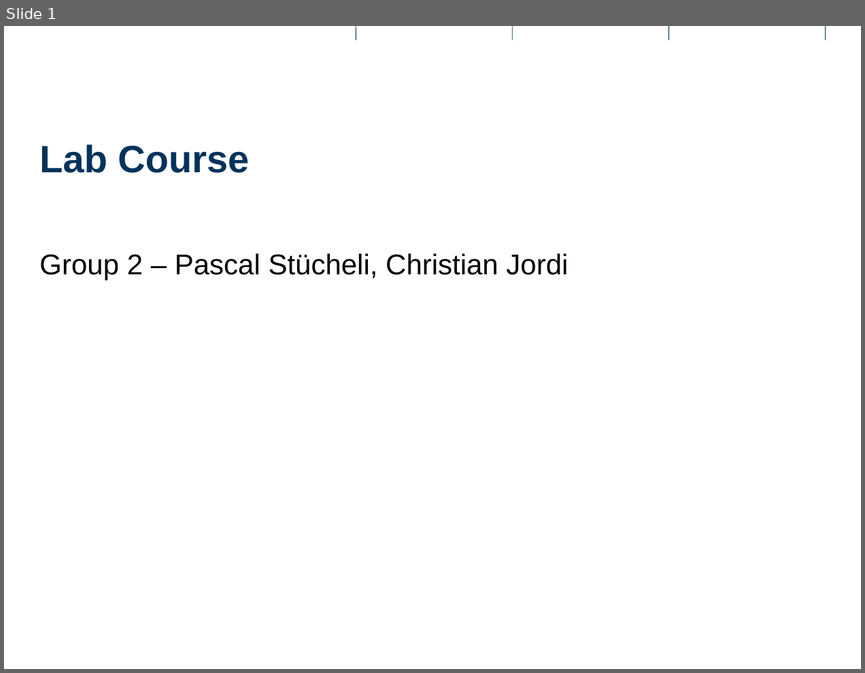
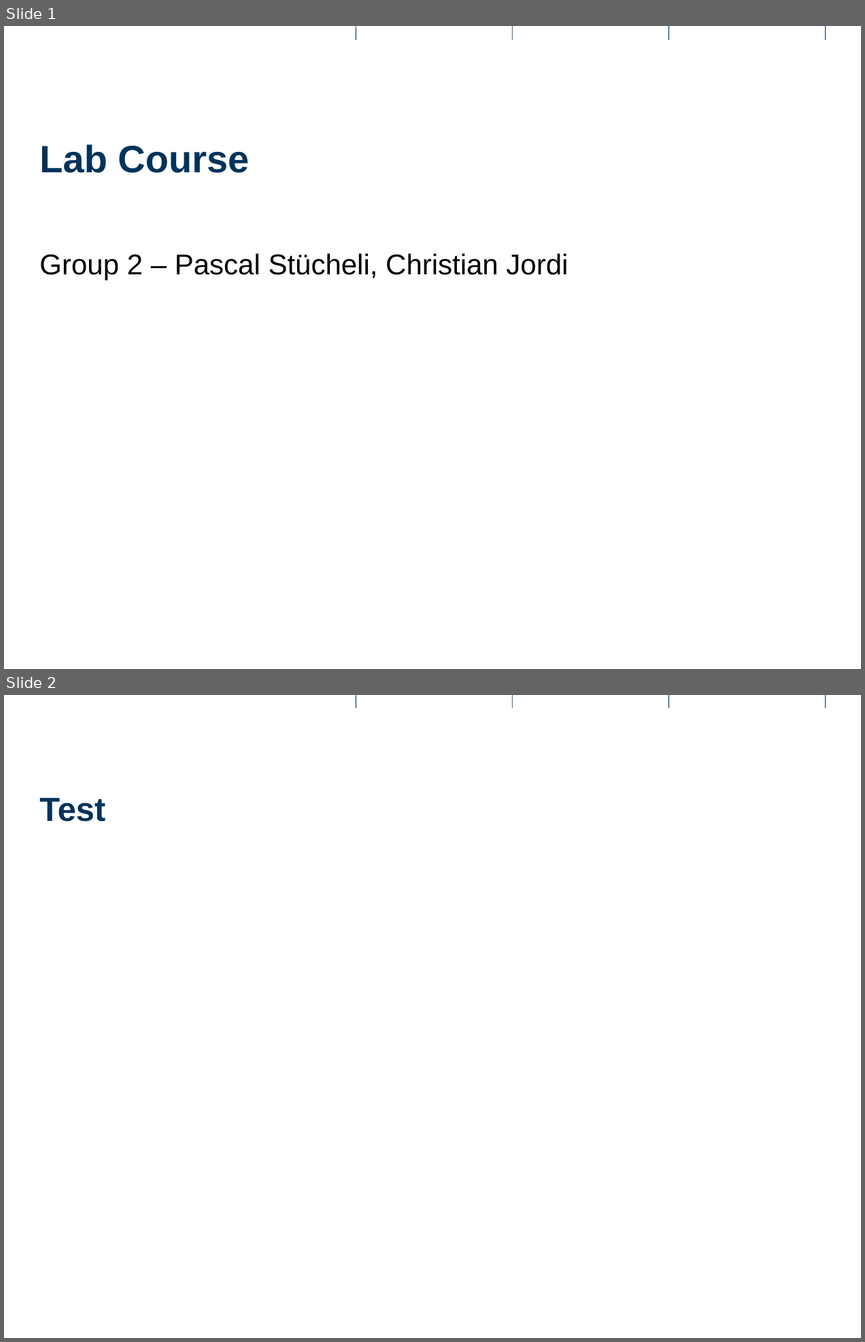
Before and after one commit to Pascal-Stucheli/Lab-Work, a slide deck: Presentation.pptx. Shown one above the other, each under a label of ours: slide 1 before the commit, slides 1 and 2 after it. The pictures are 865x673 and 865x1342 pixels, drawn with LibreOffice and Linux fonts; fonts in the diff are those of the drawing; background and template pictures are left out. Boxes give left, top, right and bottom in pixels: in the first picture for what was removed or moved away, otherwise in the second. Text is boxed around its words. In the diff, an @@ line names an element or a change of style, - is before the commit and + after.

```diff
--- a/Presentation.pptx
+++ b/Presentation.pptx
@@ slide 2 added at bbox=[4, 695, 861, 1338], background #FFFFFF @@
@@ line added from (356, 695) to (356, 708), #00335B 0.5 pt @@
@@ line added from (512, 695) to (512, 708), #00335B 0.5 pt @@
@@ line added from (669, 695) to (669, 708), #00335B 0.5 pt @@
@@ line added from (825, 695) to (825, 708), #00335B 0.5 pt @@
@@ title added at bbox=[39, 798, 105, 821], 28 pt, text #00335B, bold @@
+Test
@@ line added from (209, 1322) to (209, 1338), #FFFFFF 0.5 pt @@
@@ line added from (669, 1322) to (669, 1338), #FFFFFF 0.5 pt @@
```
